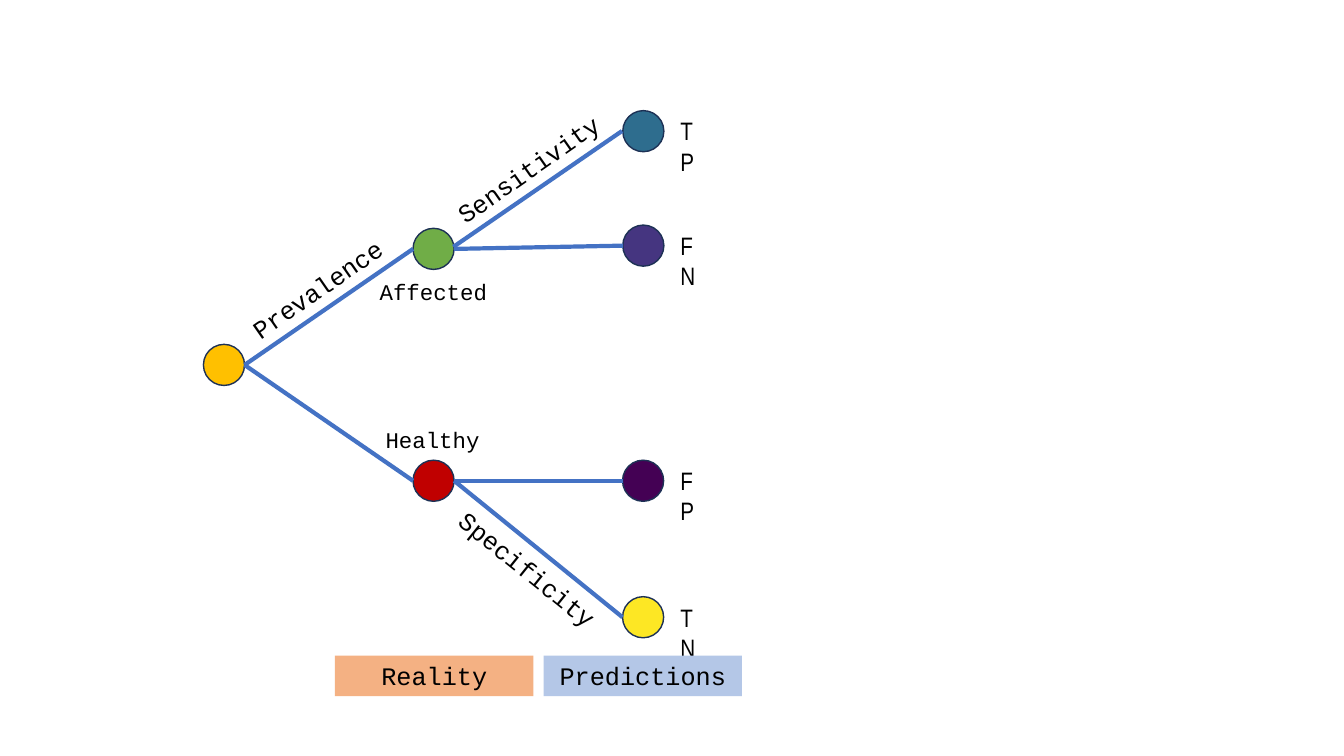
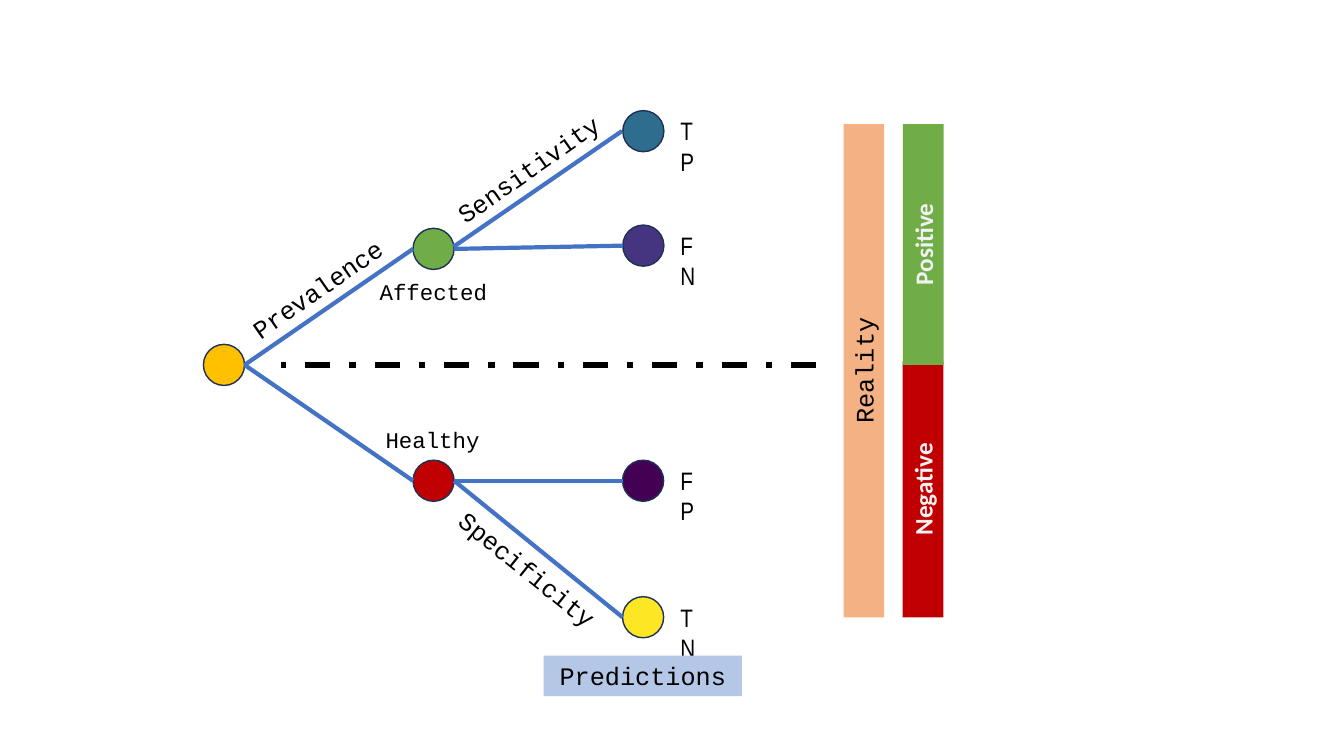
Before and after one commit to 40tude/40tude.github.io, a slide deck: slide 7 of docs/09_machine_learning/003_confusion_matrix/assets/drawings.pptx. Drawn at 1344x756 pixels with LibreOffice and Linux fonts; fonts in the diff are those of the drawing. Boxes give left, top, right and bottom in pixels: in the first picture for what was removed or moved away, otherwise in the second. Text is boxed around its words. In the diff, an @@ line names an element or a change of style, - is before the commit and + after.

```diff
--- a/docs/09_machine_learning/003_confusion_matrix/assets/drawings.pptx
+++ b/docs/09_machine_learning/003_confusion_matrix/assets/drawings.pptx
@@ rectangle "Reality" at (843, 124, 884, 617): rotation 0 to 270 degrees @@
@@ rectangle added at (903, 124, 943, 364), fill #70AD47, 18 pt, text #F2F2F2, bold @@
+Positive
@@ line added from (817, 365) to (281, 365), #000000 4.5 pt dashed @@
@@ rectangle added at (903, 361, 944, 617), fill #C00000, 18 pt, text #F2F2F2, bold @@
+Negative
```
Also in this commit, not shown: 4 other files.
